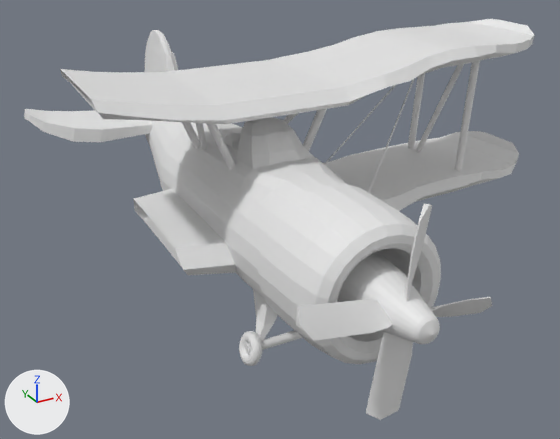
Two versions of the FBX model Assets/Prototype/Plane/BiplaneMain.FBX, one commit apart.
The view is the same before and after, from a 50 mm camera at (-0.776, -1.884, 1.073) aimed at (0.117, -0.261, 0.261). Arrows for +X, +Y and +Z are at lower left; the lights stay in place. Where no turn or scale is listed for an object, it has been applied to the vertices.
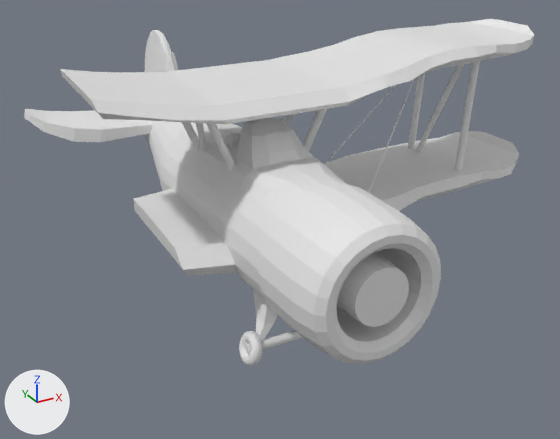
Where the change shows, as pixel boxes (x1, y1, x2, y2) in the pictures (560 x 439 px):
```json
{"object": "Object001", "change": "reshaped", "before": [24, 19, 535, 420], "after": [24, 19, 535, 366], "on screen": "13% shorter"}
{"part": 1, "of": "me_mesh", "change": "deleted", "before": [404, 204, 432, 302]}
{"part": 2, "of": "me_mesh", "change": "deleted", "before": [430, 297, 492, 317]}
{"part": 3, "of": "me_mesh", "change": "deleted", "before": [366, 332, 413, 420]}
{"part": 4, "of": "me_mesh", "change": "deleted", "before": [296, 300, 393, 341]}
{"part": 5, "of": "me_mesh", "change": "cut back", "before": [356, 268, 440, 344], "after": [355, 268, 409, 327]}
{"part": 6, "of": "me_mesh", "change": "added", "after": [134, 200, 183, 269]}
{"part": 7, "of": "me_mesh", "change": "added", "after": [60, 69, 97, 112]}
```

Scene script edits in JSON lines:
```json
{"block": "me_mesh", "where": "# used by ob_object001; location = (0.021, -0.253, 0.391)"}
{"block": "me_mesh", "where": "# verts and faces of me_mesh; kept vertices keep their numbers, new ones are numbered from 3124"}
{"block": "me_mesh", "where": "# before: 556 (-0.251, 0.118, -0.048) at pixel (133, 198), 557 (-0.246, 0.132, -0.086) at pixel (134, 210), 558 (-0.232, 0.118, -0.107) at pixel (142, 219), 559 (-0.245, -0.212, -0.112) at pixel (188, 275), 560 (-0.261, -0.224, -0.089) at pixel (183, 269)"}
{"block": "me_mesh", "where": "# before: 561 (-0.266, -0.194, -0.048) at pixel (174, 247)"}
{"block": "me_mesh", "where": "# before: 1190 (-0.395, 0.118, 0.294) at pixel (60, 68), 1191 (-0.39, 0.128, 0.274) at pixel (62, 76), 1192 (-0.376, 0.118, 0.26) at pixel (70, 82), 1194 (-0.39, -0.174, 0.251) at pixel (103, 119), 1195 (-0.405, -0.195, 0.272) at pixel (97, 112)"}
{"block": "me_mesh", "where": "# before: 1196 (-0.411, -0.174, 0.294) at pixel (90, 99)"}
{"op": "remove", "block": "me_mesh", "code": "me_mesh.from_pydata(...)  # 3124 vertices, 3216 faces; spans x -0.411..0.811, y -0.739..0.739, z -0.321..0.321"}
{"op": "add", "block": "me_mesh", "code": "me_mesh.from_pydata(...)  # 2934 vertices, 3028 faces; spans x -0.411..0.811, y -0.595..0.739, z -0.321..0.321"}
{"block": "me_mesh", "change": "me_mesh part 1: the loose piece of 30 vertices spanning x -0.013..0.06, y -0.677..-0.623, z -0.047..0.161 is deleted"}
{"block": "me_mesh", "change": "me_mesh part 2: the loose piece of 30 vertices spanning x 0.012..0.22, y -0.677..-0.623, z -0.115..-0.042 is deleted"}
{"block": "me_mesh", "change": "me_mesh part 3: the loose piece of 30 vertices spanning x -0.062..0.011, y -0.677..-0.623, z -0.273..-0.065 is deleted"}
{"block": "me_mesh", "change": "me_mesh part 4: the loose piece of 30 vertices spanning x -0.225..-0.017, y -0.677..-0.623, z -0.055..0.018 is deleted"}
{"block": "me_mesh", "change": "me_mesh part 5"}
{"block": "me_mesh", "change": "49 vertices are removed from x -0.028..0.028, y -0.739..-0.722, z -0.076..-0.021"}
{"block": "me_mesh", "change": "72 faces are deleted"}
{"block": "me_mesh", "change": "12 new faces join them"}
{"block": "me_mesh", "change": "me_mesh part 6"}
{"op": "add", "block": "me_mesh", "code": "faces += [(556, 557, 560, 561), (557, 558, 559, 560)]"}
{"block": "me_mesh", "change": "me_mesh part 7"}
{"op": "add", "block": "me_mesh", "code": "faces += [(1190, 1191, 1195, 1196), (1191, 1192, 1194, 1195)]"}
```
